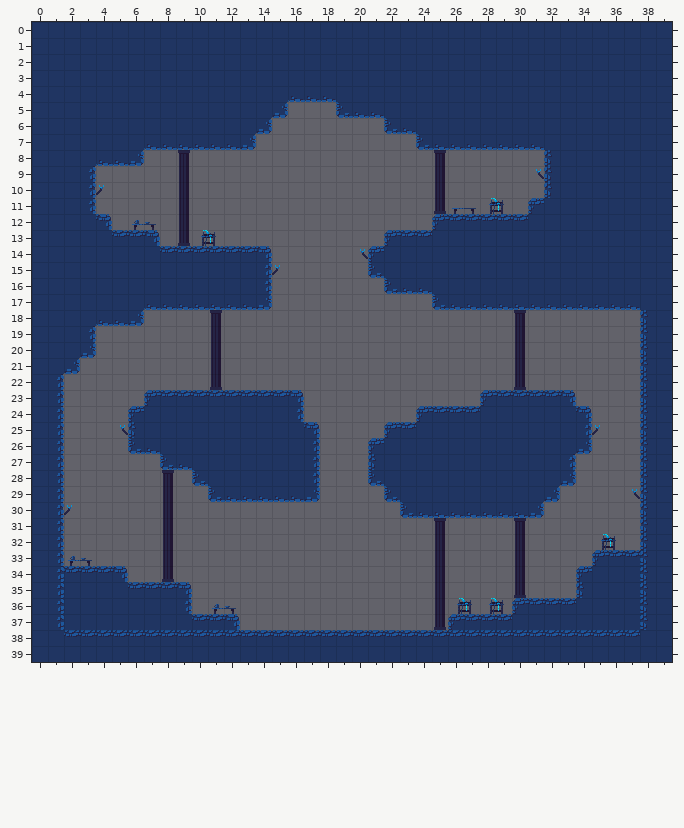
Tiled map (JSON) -- assets/levels/level-3.json. The first picture shows the starting point.
Cells are 16x16 px. Shown: x 0..39, y 0..39.
The result:
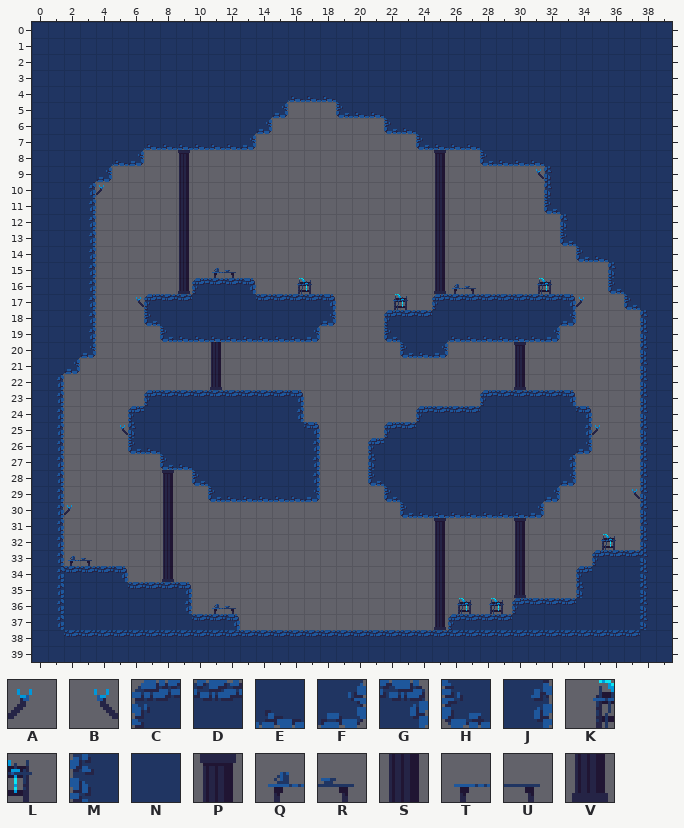
Key: from "wandering_soul_tileset": A 0, B 1, C 3, D 4, E 5, F 13, G 14, H 15, J 16, K 17, L 18, M 24, N 25, P 26, Q 27, R 28, S 37, T 38, U 39, V 48.
_ is an empty cell.
Change:
Layer "background":
Tile A now appears in row 17 at x 34.
Tile B now appears in row 17 at x 6.
Tile K now appears in row 16 at x 16 and 31; in row 17 at x 22.
Tile L now appears in row 16 at x 17 and 32; in row 17 at x 23.
The author changed tile S to tile P in row 20 at x 30.
Tile Q now appears in row 15 at x 11; in row 16 at x 26.
Tile R now appears in row 15 at x 12; in row 16 at x 27.
The author changed tile V to tile S in row 11 at x 25; in row 13 at x 9.
Tile S now appears in rows 12 to 13 at x 25; in rows 14 to 15 at x 9 and 25.
Tile V now appears in row 16 at x 9 and 25.
Tile A is gone in row 15 at x 15.
Tile B is gone in row 14 at x 20.
Tile K is gone in row 11 at x 28; in row 13 at x 10.
Tile L is gone in row 11 at x 29; in row 13 at x 11.
Tile P is gone in row 18 at x 11 and 30.
Tile Q is gone in row 12 at x 6.
Tile R is gone in row 12 at x 7.
Tile S is gone in row 19 at x 11 and 30.
Tile T is gone in row 11 at x 26.
Tile U is gone in row 11 at x 27.
Layer "foreground":
The author changed tile E to tile C in row 17 at x 7.
The author changed tile H to tile C in row 17 at x 25.
The author changed tile N to tile C in row 16 at x 10.
Tile C now appears in row 18 at x 22.
The author changed tile E to tile D in row 17 at x 8 to 9 and 26 to 32.
The author changed tile F to tile D in row 17 at x 14.
The author changed tile N to tile D in row 16 at x 11 to 12.
Tile D now appears in row 17 at x 15 to 17; in row 18 at x 23 to 24.
The author changed tile N to tile E in row 14 at x 35.
Tile E now appears in row 8 at x 29 to 31; in row 19 at x 9 to 16 and 26 to 31; in row 20 at x 24.
Tile F now appears in row 9 at x 4; in row 18 at x 18 and 33; in row 19 at x 17 and 32; in row 20 at x 25.
The author changed tile E to tile G in row 17 at x 33.
The author changed tile N to tile G in row 16 at x 13.
Tile G now appears in row 17 at x 18.
The author changed tile E to tile H in row 17 at x 37.
The author changed tile N to tile H in row 11 at x 32; in row 13 at x 33; in row 14 at x 34; in row 16 at x 36.
Tile H now appears in row 8 at x 28; in row 18 at x 7; in row 19 at x 8 and 22; in row 20 at x 23.
The author changed tile N to tile J in rows 12 to 18 at x 3.
The author changed tile N to tile M in row 12 at x 33; in row 15 at x 36.
The author changed tile E to tile N in row 7 at x 28 to 31; in row 8 at x 4; in row 17 at x 10 to 13.
The author changed tile J to tile N in row 9 at x 3.
The author changed tile M to tile N in row 8 at x 32.
Tile N now appears in row 18 at x 8 to 17 and 25 to 32; in row 19 at x 23 to 25.
Tile C is gone in row 11 at x 31; in row 12 at x 25; in row 13 at x 22; in row 14 at x 21.
Tile D is gone in row 12 at x 26 to 30; in row 13 at x 5 to 6 and 23 to 24; in row 14 at x 8 to 13.
Tile E is gone in row 16 at x 23 to 24; in row 17 at x 34 to 36; in row 18 at x 4 to 5.
Tile F is gone in row 18 at x 6.
Tile G is gone in row 12 at x 4; in row 13 at x 7; in row 14 at x 14.
Tile H is gone in row 15 at x 21; in row 16 at x 22.
Tile J is gone in rows 15 to 16 at x 14.
Tile N is gone in row 12 at x 31 to 32; in row 13 at x 4 and 25 to 32; in row 14 at x 4 to 7 and 22 to 33; in row 15 at x 4 to 13 and 22 to 35; in row 16 at x 4 to 9 and 25 to 35; in row 17 at x 4 to 6.
Where, in picture pixels (left, top, right, bottom), the same in both pictures:
changed: (480, 144, 552, 166)
changed: (89, 160, 112, 182)
changed: (360, 198, 639, 358)
changed: (89, 214, 336, 342)
